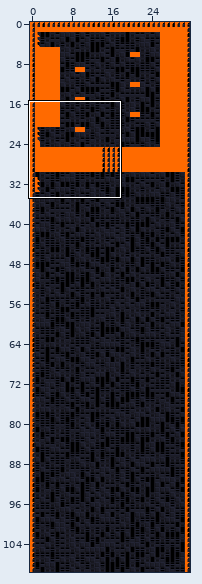
Tiled map, stored at Assets/tiled/9_doom_temple_2,-1.tmx. The first picture is a wide view before the edit; the outline marks the close-up.
Close-up. Before the commit:
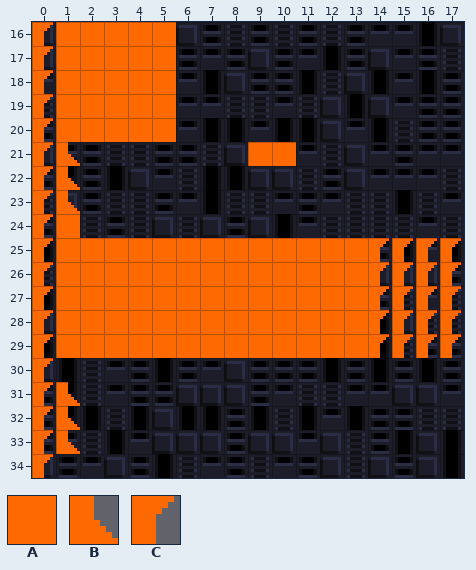
Cells are 8x8 px. Shown: x 0..17, y 16..34. The commit also changed other parts of the map, which this record leaves out. The old version is drawn lined up with the new one.
Key: from "prototype": A 0, B 14, C 24.
_ is an empty cell, # one hidden under a higher layer.
Layers that did not change in this view are not listed.
Layer "GeometryDestroyable" before, first column x 0:
16 __________________
17 __________________
18 __________________
19 __________________
20 __________________
21 __________________
22 __________________
23 __________________
24 __________________
25 __________________
26 _____________#CCCC
27 ______________CCCC
28 ______________CCCC
29 __________________
30 __________________
31 __________________
32 __________________
33 __________________
34 __________________
Layer "Geometry" before, first column x 0:
16 _AAAAA____________
17 _AAAAA____________
18 _AAAAA____________
19 _AAAAA____________
20 _AAAAA____________
21 _________AA_______
22 __________________
23 __________________
24 _A________________
25 _AAAAAAAAAAAAA____
26 _AAAAAAAAAAAAA____
27 _AAAAAAAAAAAAA____
28 _AAAAAAAAAAAAA____
29 _AAAAAAAAAAAAA____
30 __________________
31 __________________
32 __________________
33 __________________
34 __________________
Layer "Items - HIDE ME" before, first column x 0:
16 __________________
17 __________________
18 __________________
19 __________________
20 __________________
21 _B________________
22 _B________________
23 _B________________
24 __________________
25 ______________CCCC
26 __________________
27 __________________
28 __________________
29 ______________CCCC
30 __________________
31 _B________________
32 _B________________
33 _B________________
34 __________________
After:
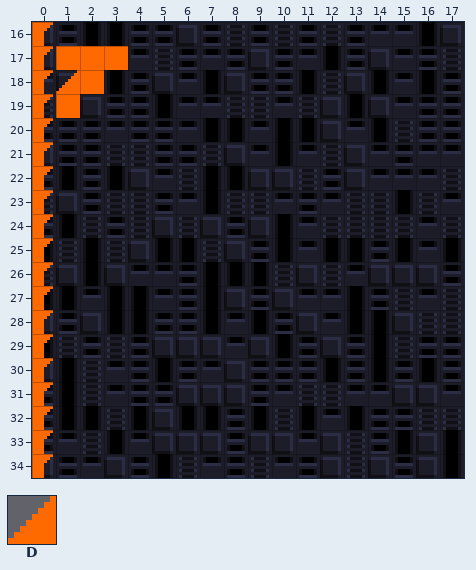
Further tiles: from "prototype_2": D 2 flipped left-right.
Diff:
Changed rows in their new state; . is an unchanged cell.
map size 32x172 -> 32x192 cells
Layer "GeometryDestroyable":
first column x 13:
26 _____
27 .____
28 .____
Layer "Geometry":
first column x 1:
16 _____........
17 ...__........
18 D.___........
19 .____........
20 _____........
21 ........__...
24 _............
25 _____________
26 _____________
27 _____________
28 _____________
29 _____________
Layer "Items - HIDE ME":
first column x 1:
21 _................
22 _................
23 _................
25 .............____
first column x 1:
29 .............____
31 _................
32 _................
33 _................
Boxes around the changes in both close-ups, in picture pixels (x1, y1, x2, y2):
changed: (56, 22, 461, 358)
removed: (56, 382, 80, 454)
